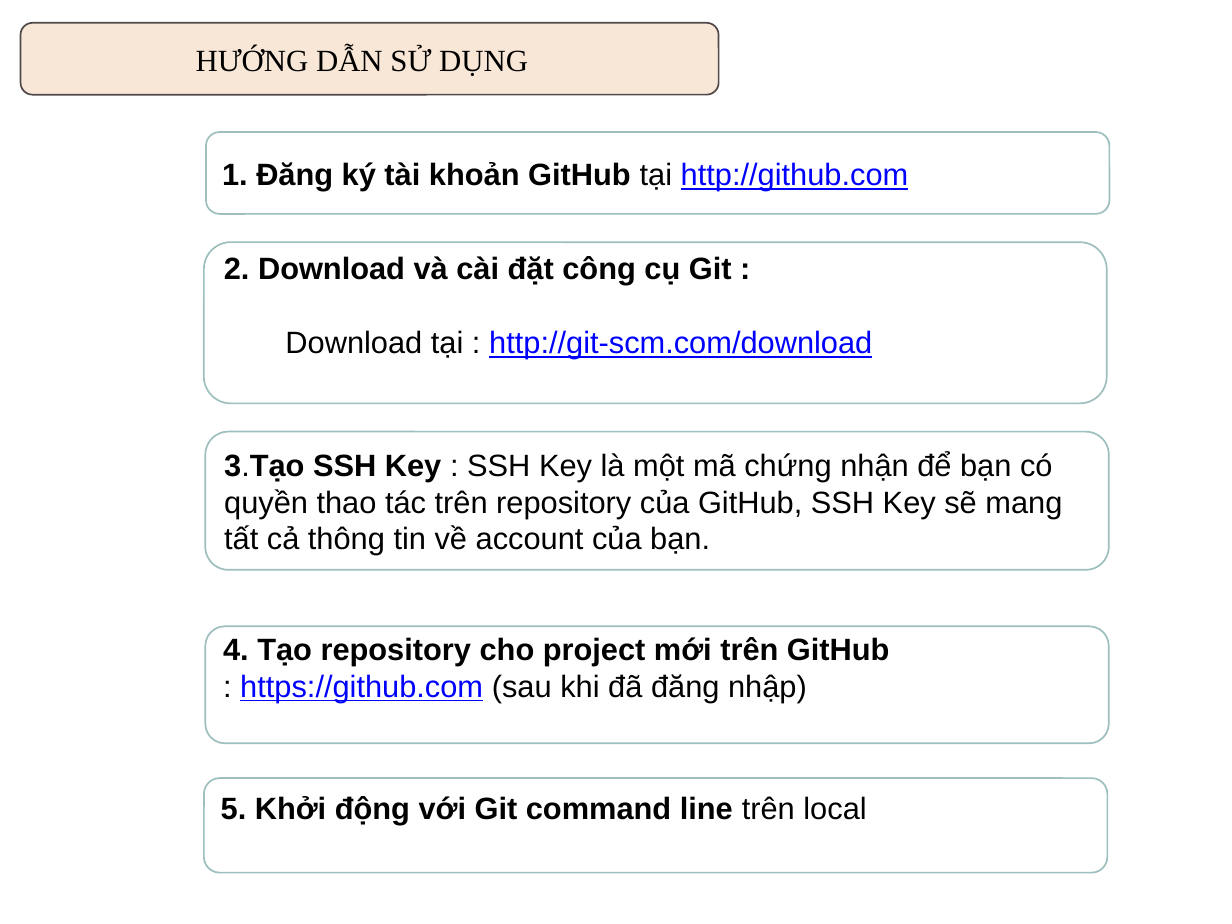
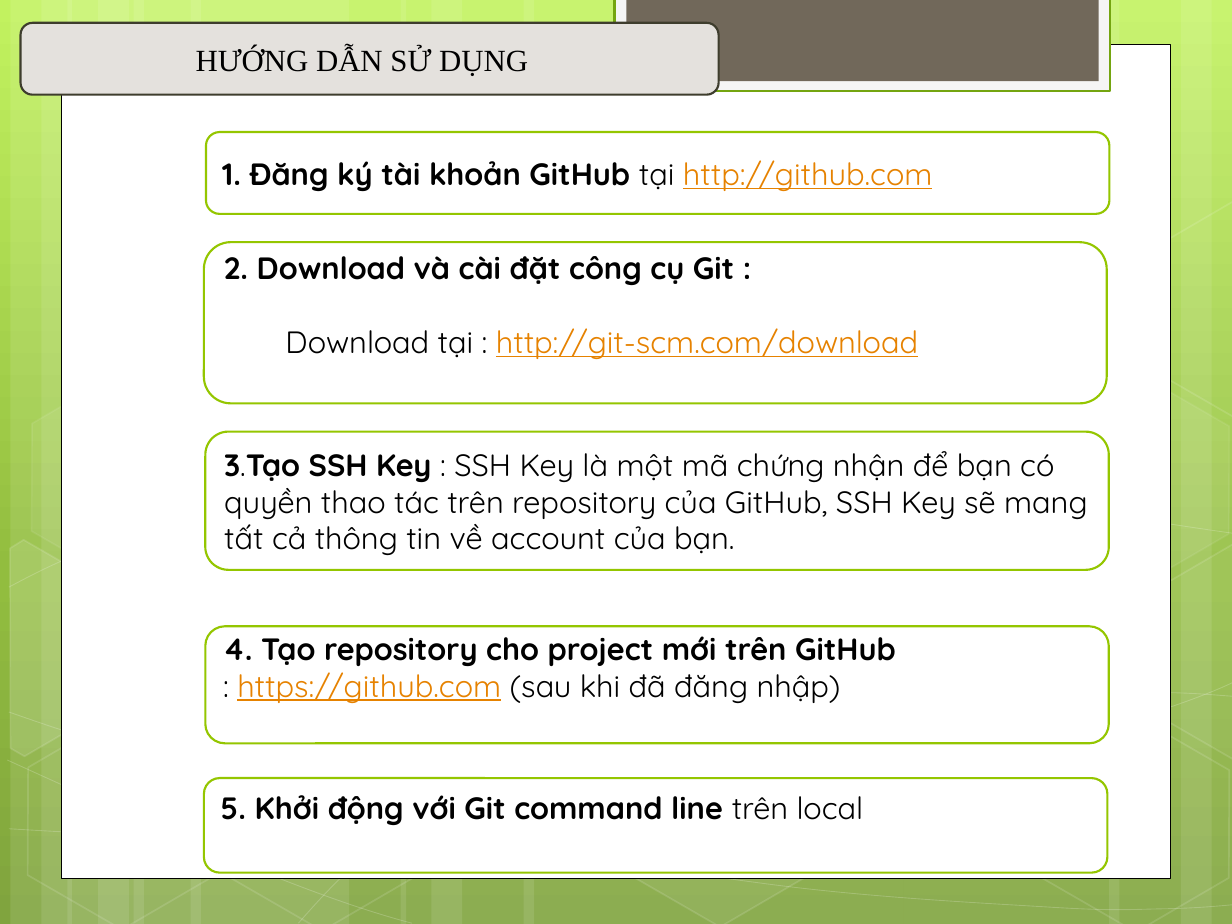
Before and after one commit to vothihoangyen/demott8-6, a slide deck: slide 9 of GIT-AND-GITHUB.pptx. Drawn at 1232x924 pixels with LibreOffice and Linux fonts; fonts in the diff are those of the drawing; background and template pictures are left out. Boxes give left, top, right and bottom in pixels: in the first picture for what was removed or moved away, otherwise in the second. Text is boxed around its words. In the diff, an @@ line names an element or a change of style, - is before the commit and + after.

```diff
--- a/GIT-AND-GITHUB.pptx
+++ b/GIT-AND-GITHUB.pptx
@@ background #FFFFFF to gradient #C3F35F to #93BF3F to #81A53E @@
@@ rounded rectangle "HƯỚNG DẪN SỬ DỤNG" at (21,23,719,95): fill #F8E7D6 to #E4E1DD; outline #514949 1 pt to #3E3D2D 1.25 pt @@
@@ rectangle added at (615,0,1110,91), fill #F5F5F5, outline #74A510 1.25 pt @@
@@ rectangle added at (626,0,1098,81), fill #71685A @@
@@ rectangle added at (62,44,1170,877), fill #FFFFFF, outline #000000 0.5 pt @@
@@ rounded rectangle "1. Đăng ký tài khoản ..." at (206,132,1109,213): font Arial to Quicksand; text colour #0000FF to #E68200 in "http://github.com"; outline #9DBFBE 1 pt to #94C600 1.25 pt @@
@@ group added at (0,0,1232,924): 12 rectangles, 8 freeform shapes, 8 hexagons @@
@@ rounded rectangle "2. Download và cài đặt ..." at (205,243,1108,404): font Arial to Quicksand; text colour #0000FF to #E68200 in "http://git-scm.com/download"; outline #9DBFBE 1 pt to #94C600 1.25 pt @@
@@ rounded rectangle "3.Tạo SSH Key : SSH ..." at (206,431,1109,569): font Arial to Quicksand; outline #9DBFBE 1 pt to #94C600 1.25 pt @@
@@ rounded rectangle "4. Tạo repository cho project ..." at (206,626,1109,743): font Arial to Quicksand; text colour #0000FF to #E68200 in "https://github.com"; outline #9DBFBE 1 pt to #94C600 1.25 pt @@
@@ rounded rectangle "5. Khởi động với Git ..." at (205,779,1108,873): font Arial to Quicksand; outline #9DBFBE 1 pt to #94C600 1.25 pt @@
@@ ellipse removed at (1153,848,1196,891) @@
```
Also in this commit, not shown: 10 other slides changed.
